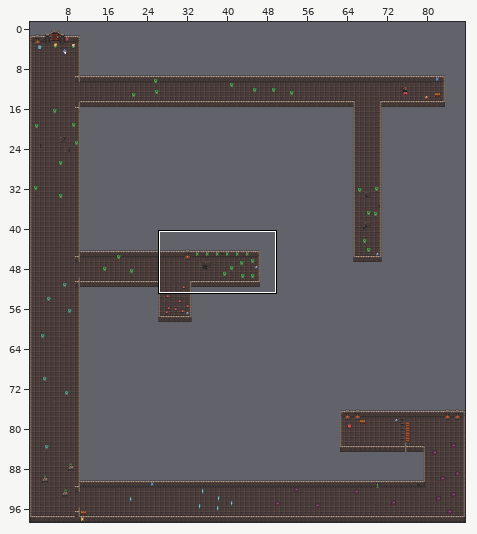
Tiled map -- resources/dungeon-03.tmx. The picture above shows the old version from afar; the outline marks the close-up.
Close-up. Earlier state:
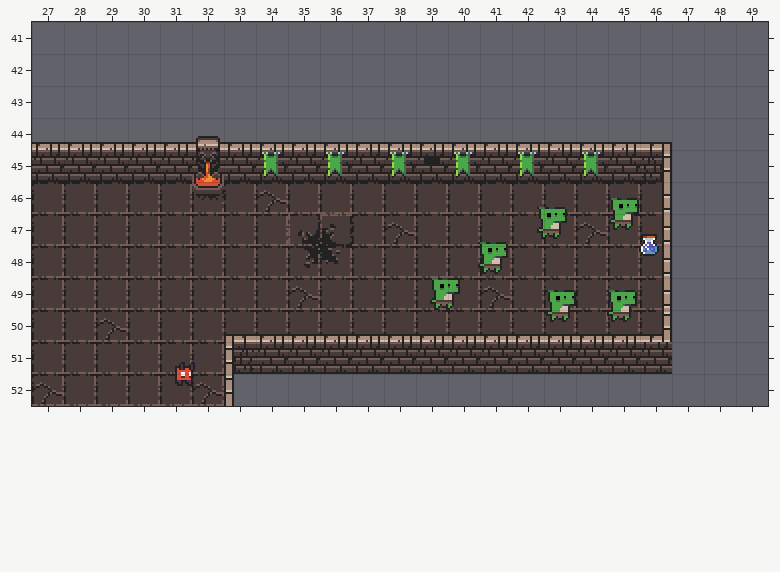
Cells are 16x16 px. Shown: x 27..49, y 41..52. The commit also changed other parts of the map, which this record leaves out.
Now the later version:
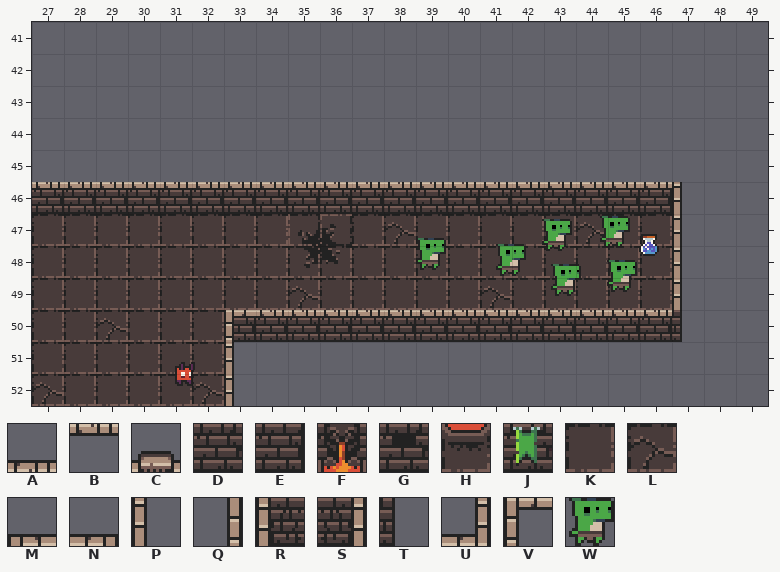
Key: from "dungeon": A 2, B 2 flipped up-down, C 4, D 34, E 35, F 36, G 67, H 68, J 97, K 129, L 130, M 226, N 227, P 257, Q 257 turned 180, R 258, S 259, T 289, U 291, V 291 turned 180, W 488.
_ is an empty cell, # one hidden under a higher layer.
Objects are placed by their top-left corner, in cells (3,4 is the top-left corner of cell 3,4); size is 1x1 cell unless given.
Difference:
Layer "Ground":
y 45: x 39 # -> _
y 46: x 27..46 KKKKK#KLKKKKKKKKKKKK -> EEEEEEEEEEEEEEEEEEEE
y 50: x 33..47 KKKKKKKKKKKKKK_ -> EEEEEEEEEEEEEET
Layer "Walls":
y 44: x 27..46 AAAAACAAAAAAAAAAAAAN -> ____________________
y 45: x 27..46 DDDDDFDJDJDJGJDJDJDS -> ____________________
y 46: x 27..47 _____H_____________Q_ -> BBBBBBBBBBBBBBBBBBBBP
y 47..49: x 46..47 Q_ -> _P
y 50: x 33..46 MAAAAAAAAAAAAU -> VBBBBBBBBBBBBB
y 51: x 33..46 RDDDDDDDDDDDDD -> P_____________
Layer "Characters":
changed: W "lizard_m" at 45,46.5 -> W "lizard_m" at 44.7,47
changed: W "lizard_m" at 42.7,46.8 -> W "lizard_m" at 42.9,47.2
changed: W "lizard_m" at 39.4,49 -> W "lizard_m" at 38.9,47.8
changed: W "lizard_m" at 40.9,47.9 -> W "lizard_m" at 41.5,48
changed: W "lizard_m" at 44.9,49.4 -> W "lizard_m" at 44.9,48.5
changed: W "lizard_m" at 43,49.4 -> W "lizard_m" at 43.2,48.6
